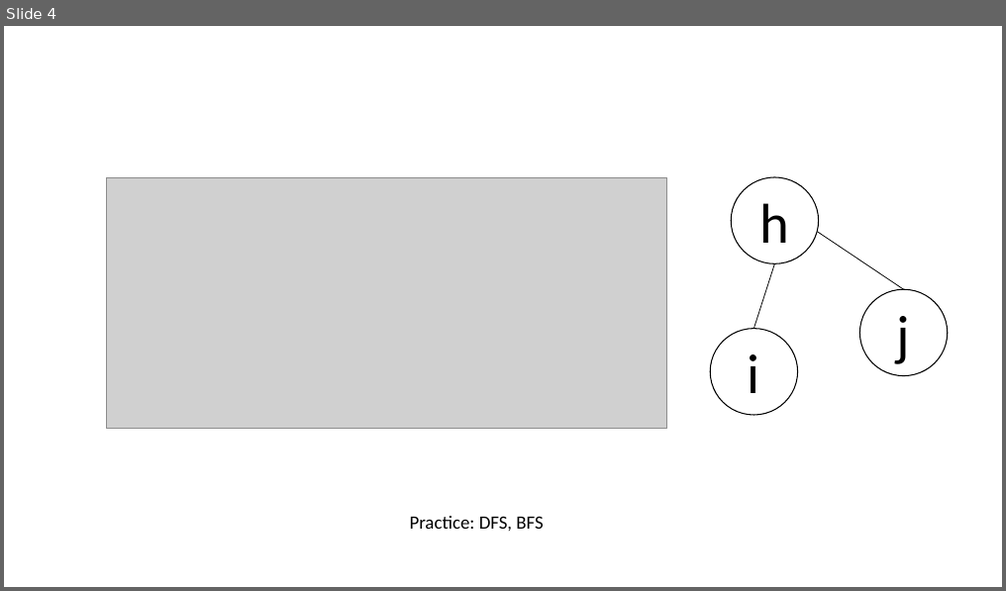
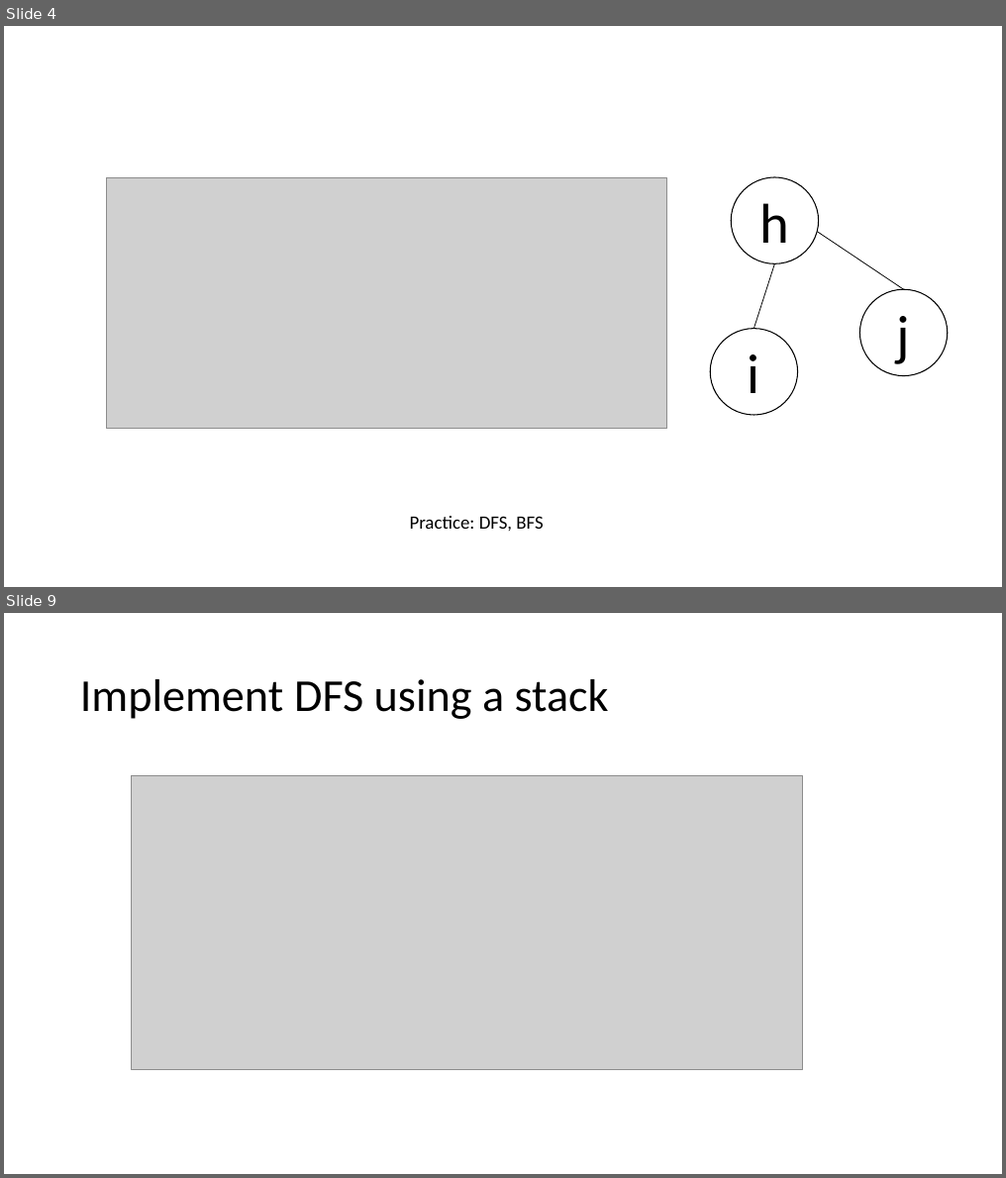
Before and after one commit to CMPT306/CMPT306.github.io, a slide deck: handouts/graphs/Graph Examples.pptx. Shown one above the other, each under a label of ours: slide 4 before the commit, slides 4 and 9 after it; the slides between them are not shown. The pictures are 1006x591 and 1006x1178 pixels, drawn with LibreOffice and Linux fonts; fonts in the diff are those of the drawing; grey boxes stand for pictures. Boxes give left, top, right and bottom in pixels: in the first picture for what was removed or moved away, otherwise in the second. Text is boxed around its words. In the diff, an @@ line names an element or a change of style, - is before the commit and + after.

```diff
--- a/handouts/graphs/Graph Examples.pptx
+++ b/handouts/graphs/Graph Examples.pptx
@@ slide 9 added at [4,613,1002,1174], background #FFFFFF @@
@@ title added at [80,679,609,719], 44 pt, text #000000 @@
+Implement DFS using a stack
@@ picture added at [132,775,803,1069] @@
```
Also in this commit, not shown: 4 other slides added, 1 slide removed.
